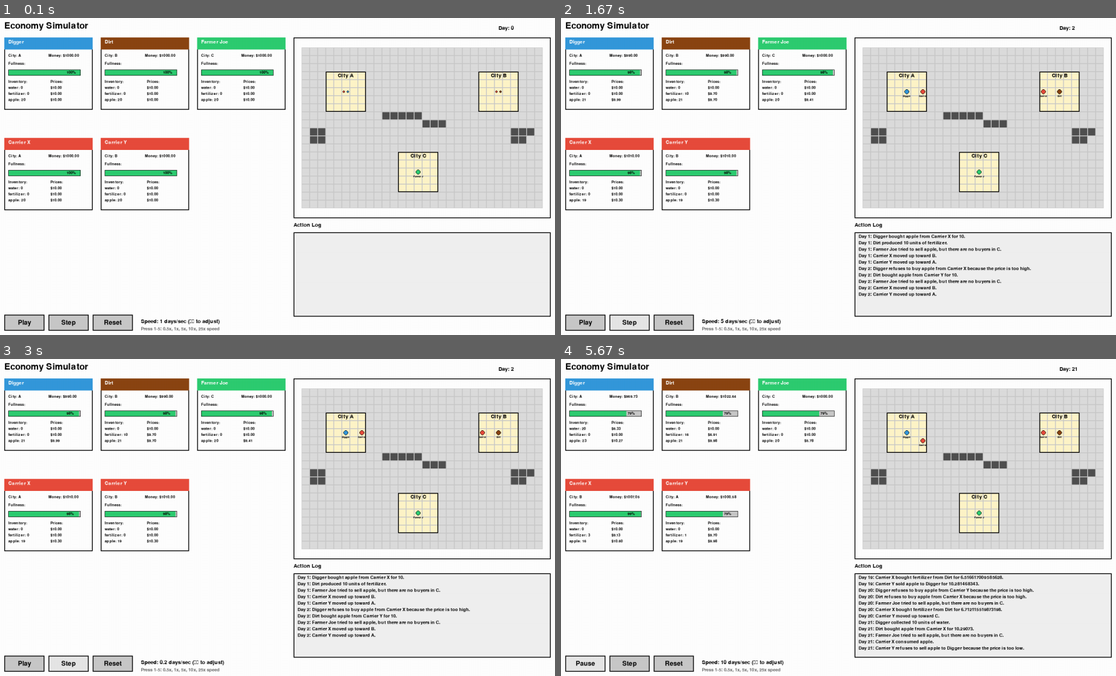
Above: before the commit, frames 1-4 (two rows, left to right).
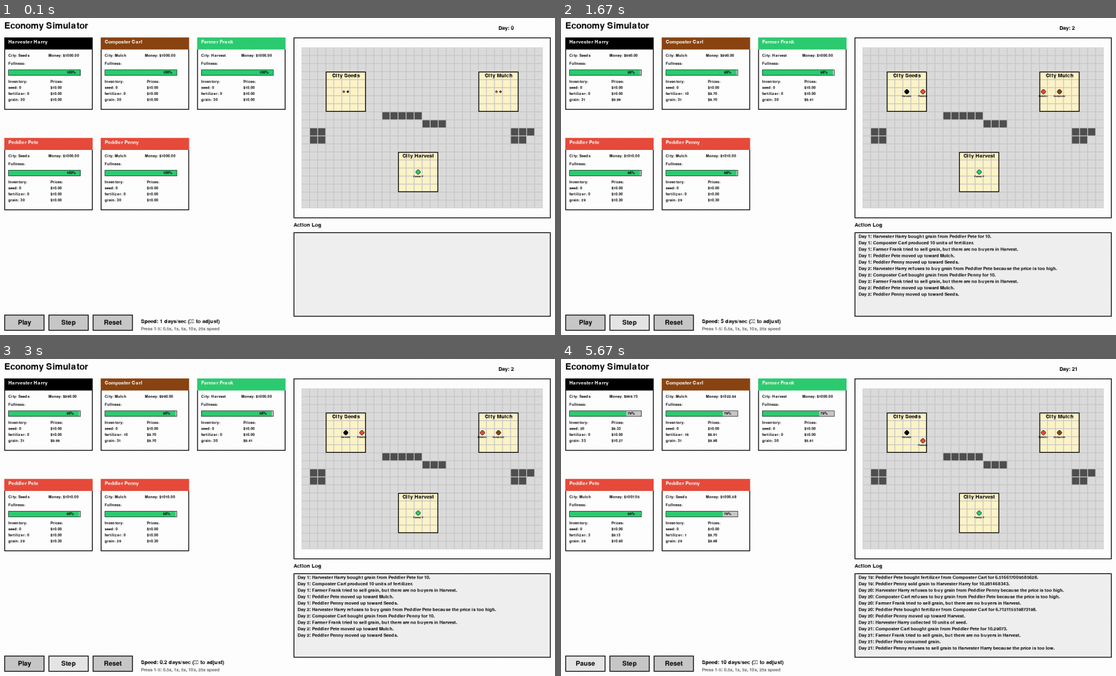
Above: after the commit, the same moments.

Repository: KentShikama/economy-simulator
Game: pygame game, started from economy-simulator-gui/pygame_gui.py
Same seed, same stepped clock (60 frames per second), same inputs: the game is played once before the commit and once after it.
Inputs:
- Up to frame 1 (0.1 s): no input
- Up to frame 2 (1.67 s): click "Step" at 0.38 s; click "Step" at 0.72 s; hold Up 1-1.47 s; tap 4 at 1.15 s; hold Down from 1.5 s (still down); tap 1 at 1.65 s
- Up to frame 3 (3 s): release Down at 1.8 s; hold Up 1.83-2.2 s; tap 3 at 1.98 s; hold Down 2.23-2.6 s; tap 4 at 2.38 s; hold Up 2.63-2.93 s; tap 1 at 2.78 s; hold Down from 2.97 s (still down)
- Up to frame 4 (5.67 s): tap 3 at 3.12, 4.25 s; release Down at 3.27 s; hold Up 3.3-3.67 s; tap 4 at 3.45, 4.58, 5.58 s; hold Down 3.7-4.07 s; tap 1 at 3.85 s; hold Up 4.1-4.4 s; hold Down 4.43-4.73 s; click "Play" at 4.82 s; tap 5 at 5.1 s; hold Up from 5.43 s (still down)

The runs differ from the first frame. In frame 1, 1.2% of the frame differs, in the area x 0-93%, y 6-59%; in frame 2, 2.8%; in frame 3, 2.8%; in frame 4, 3.5%, in the area x 0-93%, y 6-92%.

Commit message:
Rename to seeds and grain

Diff:
--- a/economy-simulator-gui/agents.py
+++ b/economy-simulator-gui/agents.py
@@ -12,7 +12,7 @@
 PRICE_ADJUSTMENT_RATE = 0.03
 
 # Peddler inventory limit
-MAX_INVENTORY_PEDDLER = 40
+MAX_INVENTORY_PEDDLER = 50
 
 
 class ActionType(Enum):
@@ -41,8 +41,8 @@
     grid_x: int = 0
     grid_y: int = 0
     fullness: int = 100
-    inventory: Dict[str, int] = field(default_factory=lambda: {'water': 0, 'fertilizer': 0, 'apple': 20})
-    prices: Dict[str, float] = field(default_factory=lambda: {'water': 10, 'fertilizer': 10, 'apple': 10})
+    inventory: Dict[str, int] = field(default_factory=lambda: {'seed': 0, 'fertilizer': 0, 'grain': 30})
+    prices: Dict[str, float] = field(default_factory=lambda: {'seed': 10, 'fertilizer': 10, 'grain': 10})
 
     def update_position(self, grid: Grid):
         """Update the person's current city based on their grid position"""
@@ -75,11 +75,11 @@
                 self.prices[item] *= (1 - PRICE_ADJUSTMENT_RATE)
             elif action_type == ActionType.GROW:
                 self.prices[item] *= (1 - PRICE_ADJUSTMENT_RATE)
-                self.prices['water'] *= (1 + PRICE_ADJUSTMENT_RATE)
+                self.prices['seed'] *= (1 + PRICE_ADJUSTMENT_RATE)
                 self.prices['fertilizer'] *= (1 + PRICE_ADJUSTMENT_RATE)
 
         if self.fullness < 70:
-            self.prices['apple'] *= (1 + PRICE_ADJUSTMENT_RATE)
+            self.prices['grain'] *= (1 + PRICE_ADJUSTMENT_RATE)
 
     def buy(self, item, other_people: List['Person']):
         # People can trade if they're in the same city (including None for traveling)
@@ -133,79 +133,79 @@
 
 
 @dataclass
-class WaterCollector(Person):
+class SeedCollector(Person):
     def act(self, other_people: List['Person']):
-        actions = ['collect_water', 'sell_water', 'buy_apple', 'consume_apple']
+        actions = ['collect_seed', 'sell_seed', 'buy_grain', 'consume_grain']
         weights = self.build_weights(actions, other_people)
         action = random.choices(actions, weights=weights, k=1)[0]
-        if action == 'collect_water':
-            return self.collect_water()
-        elif action == 'sell_water':
-            return self.sell('water', other_people)
-        elif action == 'buy_apple':
-            return self.buy('apple', other_people)
-        elif action == 'consume_apple':
-            return self.consume('apple')
+        if action == 'collect_seed':
+            return self.collect_seed()
+        elif action == 'sell_seed':
+            return self.sell('seed', other_people)
+        elif action == 'buy_grain':
+            return self.buy('grain', other_people)
+        elif action == 'consume_grain':
+            return self.consume('grain')
         return "Invalid action"
 
     def build_weights(self, actions, other_people):
         weights = [0 for _action in actions]
         other_people_in_city = [person for person in other_people if person.city == self.city]
         for i, action in enumerate(actions):
-            if action == "consume_apple":
-                if self.inventory["apple"] > 0:
+            if action == "consume_grain":
+                if self.inventory["grain"] > 0:
                     weights[i] = max(0, 80 - self.fullness, 1000 if self.fullness < 20 else 0)
-            elif action == "buy_apple":
-                other_people_in_city_with_apple = [person for person in other_people_in_city if
-                                                   person.inventory["apple"] > 0]
-                if other_people_in_city_with_apple:
-                    seller = min(other_people_in_city_with_apple, key=lambda x: x.prices["apple"])
-                    can_afford = self.money >= seller.prices["apple"]
+            elif action == "buy_grain":
+                other_people_in_city_with_grain = [person for person in other_people_in_city if
+                                                   person.inventory["grain"] > 0]
+                if other_people_in_city_with_grain:
+                    seller = min(other_people_in_city_with_grain, key=lambda x: x.prices["grain"])
+                    can_afford = self.money >= seller.prices["grain"]
                     is_not_full = self.fullness < 100
                     if can_afford and is_not_full:
                         weights[i] = (100 - self.fullness)
-            elif action == "sell_water":
-                if self.inventory["water"] > 0:
-                    weights[i] = max(10, (self.inventory["water"] // 10) + 1)
-            elif action == "collect_water":
+            elif action == "sell_seed":
+                if self.inventory["seed"] > 0:
+                    weights[i] = max(10, (self.inventory["seed"] // 10) + 1)
+            elif action == "collect_seed":
                 weights[i] = 1
         return weights
 
-    def collect_water(self):
-        self.inventory['water'] += 10
-        message = f"{self.name} collected 10 units of water."
-        return ActionResult(ActionType.COLLECT, 'water', message)
+    def collect_seed(self):
+        self.inventory['seed'] += 10
+        message = f"{self.name} collected 10 units of seed."
+        return ActionResult(ActionType.COLLECT, 'seed', message)
 
 
 @dataclass
 class FertilizerCreator(Person):
     def act(self, other_people: List['Person']):
-        actions = ['produce_fertilizer', 'sell_fertilizer', 'buy_apple', 'consume_apple']
+        actions = ['produce_fertilizer', 'sell_fertilizer', 'buy_grain', 'consume_grain']
         weights = self.build_weights(actions, other_people)
         action = random.choices(actions, weights=weights, k=1)[0]
         if action == 'produce_fertilizer':
             return self.produce_fertilizer()
         elif action == 'sell_fertilizer':
             return self.sell('fertilizer', other_people)
-        elif action == 'buy_apple':
-            return self.buy('apple', other_people)
-        elif action == 'consume_apple':
-            return self.consume('apple')
+        elif action == 'buy_grain':
+            return self.buy('grain', other_people)
+        elif action == 'consume_grain':
+            return self.consume('grain')
         return "Invalid action"
 
     def build_weights(self, actions, other_people):
         weights = [0 for _action in actions]
         other_people_in_city = [person for person in other_people if person.city == self.city]
         for i, action in enumerate(actions):
-            if action == "consume_apple":
-                if self.inventory["apple"] > 0:
+            if action == "consume_grain":
+                if self.inventory["grain"] > 0:
                     weights[i] = max(0, 80 - self.fullness, 1000 if self.fullness < 20 else 0)
-            elif action == "buy_apple":
-                other_people_in_city_with_apple = [person for person in other_people_in_city if
-                                                   person.inventory["apple"] > 0]
-                if other_people_in_city_with_apple:
-                    seller = min(other_people_in_city_with_apple, key=lambda x: x.prices["apple"])
-                    can_afford = self.money >= seller.prices["apple"]
+            elif action == "buy_grain":
+                other_people_in_city_with_grain = [person for person in other_people_in_city if
+                                                   person.inventory["grain"] > 0]
+                if other_people_in_city_with_grain:
+                    seller = min(other_people_in_city_with_grain, key=lambda x: x.prices["grain"])
+                    can_afford = self.money >= seller.prices["grain"]
                     is_not_full = self.fullness < 100
                     if can_afford and is_not_full:
                         weights[i] = (100 - self.fullness)
@@ -225,22 +225,22 @@
 @dataclass
 class Farmer(Person):
     def act(self, other_people: List['Person']):
-        actions = ['grow_apple', 'buy_water', 'buy_fertilizer', 'sell_apple', 'consume_apple', 'do_nothing']
+        actions = ['grow_grain', 'buy_seed', 'buy_fertilizer', 'sell_grain', 'consume_grain', 'do_nothing']
         weights = self.build_weights(actions, other_people)
         try:
             action = random.choices(actions, weights=weights, k=1)[0]
         except ValueError:
             action = 'consume_apple'
-        if action == 'grow_apple':
-            return self.grow_apple()
-        elif action == 'buy_water':
-            return self.buy('water', other_people)
+        if action == 'grow_grain':
+            return self.grow_grain()
+        elif action == 'buy_seed':
+            return self.buy('seed', other_people)
         elif action == 'buy_fertilizer':
             return self.buy('fertilizer', other_people)
-        elif action == 'sell_apple':
-            return self.sell('apple', other_people)
-        elif action == 'consume_apple':
-            return self.consume('apple')
+        elif action == 'sell_grain':
+            return self.sell('grain', other_people)
+        elif action == 'consume_grain':
+            return self.consume('grain')
         elif action == 'do_nothing':
             return f"{self.name} is resting."
         return "Invalid action"
@@ -249,16 +249,16 @@
         weights = [0 for _action in actions]
         other_people_in_city = [person for person in other_people if person.city == self.city]
         for i, action in enumerate(actions):
-            if action == "consume_apple":
-                if self.inventory["apple"] > 0:
+            if action == "consume_grain":
+                if self.inventory["grain"] > 0:
                     weights[i] = max(0, 80 - self.fullness, 1000 if self.fullness < 20 else 0)
-            elif action == "buy_water":
-                other_people_in_city_with_water = [person for person in other_people_in_city if
-                                                   person.inventory["water"] > 0]
-                if other_people_in_city_with_water:
-                    seller = min(other_people_in_city_with_water, key=lambda x: x.prices["water"])
-                    can_afford = self.money >= seller.prices["water"]
-                    is_profitable = self.prices["apple"] > self.prices["fertilizer"] + seller.prices["water"]
+            elif action == "buy_seed":
+                other_people_in_city_with_seed = [person for person in other_people_in_city if
+                                                   person.inventory["seed"] > 0]
+                if other_people_in_city_with_seed:
+                    seller = min(other_people_in_city_with_seed, key=lambda x: x.prices["seed"])
+                    can_afford = self.money >= seller.prices["seed"]
+                    is_profitable = self.prices["grain"] > self.prices["fertilizer"] + seller.prices["seed"]
                     if can_afford and is_profitable:
                         weights[i] = 1
             elif action == "buy_fertilizer":
@@ -267,27 +267,27 @@
                 if other_people_in_city_with_fertilizer:
                     seller = min(other_people_in_city_with_fertilizer, key=lambda x: x.prices["fertilizer"])
                     can_afford = self.money >= seller.prices["fertilizer"]
-                    is_profitable = self.prices["apple"] > self.prices["water"] + seller.prices["fertilizer"]
+                    is_profitable = self.prices["grain"] > self.prices["seed"] + seller.prices["fertilizer"]
                     if can_afford and is_profitable:
                         weights[i] = 1
-            elif action == "sell_apple":
-                if self.inventory["apple"] > 0:
-                    weights[i] = (self.inventory["apple"] // 10) + 1
-            elif action == "grow_apple":
-                if self.inventory["water"] > 0 and self.inventory["fertilizer"] > 0:
+            elif action == "sell_grain":
+                if self.inventory["grain"] > 0:
+                    weights[i] = (self.inventory["grain"] // 10) + 1
+            elif action == "grow_grain":
+                if self.inventory["seed"] > 0 and self.inventory["fertilizer"] > 0:
                     weights[i] = 1
             elif action == "do_nothing":
                 weights[i] = 1
         return weights
 
-    def grow_apple(self):
-        if self.inventory['water'] > 0 and self.inventory['fertilizer'] > 0:
-            self.inventory['water'] -= 1
+    def grow_grain(self):
+        if self.inventory['seed'] > 0 and self.inventory['fertilizer'] > 0:
+            self.inventory['seed'] -= 1
             self.inventory['fertilizer'] -= 1
-            self.inventory['apple'] += 10
-            message = f"{self.name} grew 10 units of apple."
-            return ActionResult(ActionType.GROW, 'apple', message)
-        return f"{self.name} does not have enough resources to grow apples."
+            self.inventory['grain'] += 10
+            message = f"{self.name} grew 10 units of grain."
+            return ActionResult(ActionType.GROW, 'grain', message)
+        return f"{self.name} does not have enough resources to grow grain."
 
 
 @dataclass
@@ -295,8 +295,8 @@
     target_city: Optional[str] = None
 
     def act(self, other_people: List['Person'], grid: Grid):
-        actions = ['move_to_A', 'move_to_B', 'move_to_C', 'buy_water', 'buy_fertilizer', 'buy_apple',
-                   'sell_water', 'sell_fertilizer', 'sell_apple', 'consume_apple']
+        actions = ['move_to_Seeds', 'move_to_Mulch', 'move_to_Harvest', 'buy_seed', 'buy_fertilizer', 'buy_grain',
+                   'sell_seed', 'sell_fertilizer', 'sell_grain', 'consume_grain']
         weights = self.build_weights(actions, other_people)
         try:
             action = random.choices(actions, weights=weights, k=1)[0]
@@ -312,8 +312,8 @@
         elif 'sell' in action:
             item = action.split('_')[1]
             return self.sell(item, other_people)
-        elif action == 'consume_apple':
-            return self.consume('apple')
+        elif action == 'consume_grain':
+            return self.consume('grain')
         return "Invalid action"
 
     def build_weights(self, actions, other_people):
@@ -321,8 +321,8 @@
         other_people_in_city = [person for person in other_people if person.city == self.city and self.city is not None]
 
         for i, action in enumerate(actions):
-            if action == "consume_apple":
-                if self.inventory["apple"] > 0:
+            if action == "consume_grain":
+                if self.inventory["grain"] > 0:
                     weights[i] = max(0, 80 - self.fullness, 1000 if self.fullness < 20 else 0)
             elif 'buy' in action and self.city is not None:  # Can only buy in cities
                 item = action.split('_')[1]
--- a/economy-simulator-gui/grid.py
+++ b/economy-simulator-gui/grid.py
@@ -29,12 +29,12 @@
         self.cells = [[CellType.PATH for _ in range(self.width)] for _ in range(self.height)]
 
         # Place cities (each city is 5x5)
-        # City A at top-left area
-        self.city_positions['A'] = (3, 3)
-        # City B at top-right area
-        self.city_positions['B'] = (22, 3)
-        # City C at bottom-center area
-        self.city_positions['C'] = (12, 13)
+        # City of Seeds at top-left area
+        self.city_positions['Seeds'] = (3, 3)
+        # City of Mulch at top-right area
+        self.city_positions['Mulch'] = (22, 3)
+        # City of Harvest at bottom-center area
+        self.city_positions['Harvest'] = (12, 13)
 
         # Mark city cells
         for city_name, (cx, cy) in self.city_positions.items():
--- a/economy-simulator-gui/simulator.py
+++ b/economy-simulator-gui/simulator.py
@@ -1,4 +1,4 @@
-from agents import WaterCollector, FertilizerCreator, Farmer, Peddler, ActionResult
+from agents import SeedCollector, FertilizerCreator, Farmer, Peddler, ActionResult
 from grid import Grid, GRID_WIDTH, GRID_HEIGHT
 
 
@@ -7,16 +7,16 @@
         self.grid = Grid(GRID_WIDTH, GRID_HEIGHT)
 
         # Initialize people with grid positions
-        # City A: Water Collectors
-        # City B: Fertilizer Creators
-        # City C: Farmers
-        # Peddlers: Distributed across all cities
+        # City of Seeds: Seed Collectors
+        # City of Mulch: Fertilizer Creators
+        # City of Harvest: Farmers
+        # Peddlers: Travel between cities
         self.people = [
-            WaterCollector(name="Digger", city="A", money=1000),
-            FertilizerCreator(name="Dirt", city="B", money=1000),
-            Farmer(name="Farmer Joe", city="C", money=1000),
-            Peddler(name="Carrier X", city="A", money=1000),
-            Peddler(name="Carrier Y", city="B", money=1000),
+            SeedCollector(name="Harvester Harry", city="Seeds", money=1000),
+            FertilizerCreator(name="Composter Carl", city="Mulch", money=1000),
+            Farmer(name="Farmer Frank", city="Harvest", money=1000),
+            Peddler(name="Peddler Pete", city="Seeds", money=1000),
+            Peddler(name="Peddler Penny", city="Mulch", money=1000),
         ]
 
         # Place people in their starting cities (center of each city)
